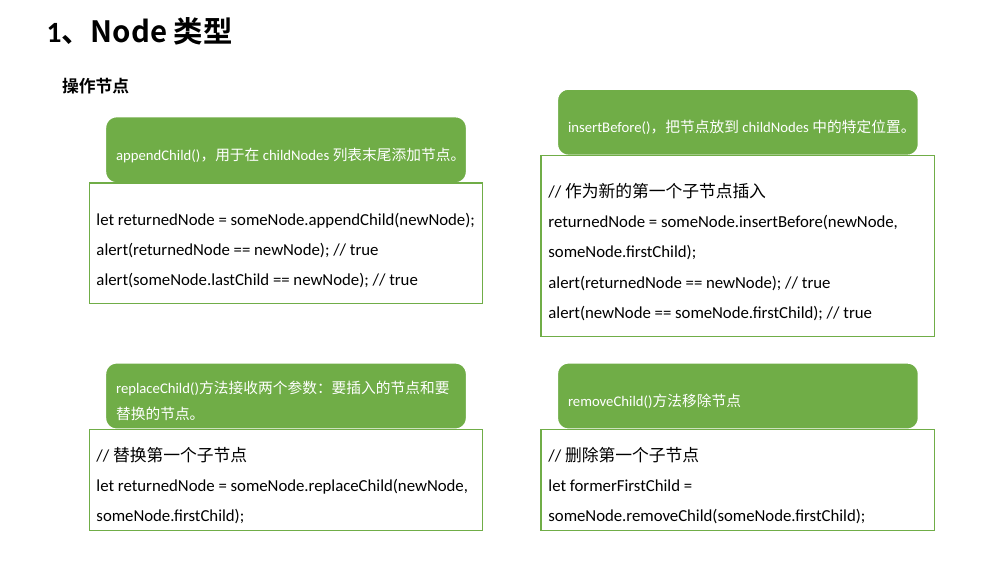
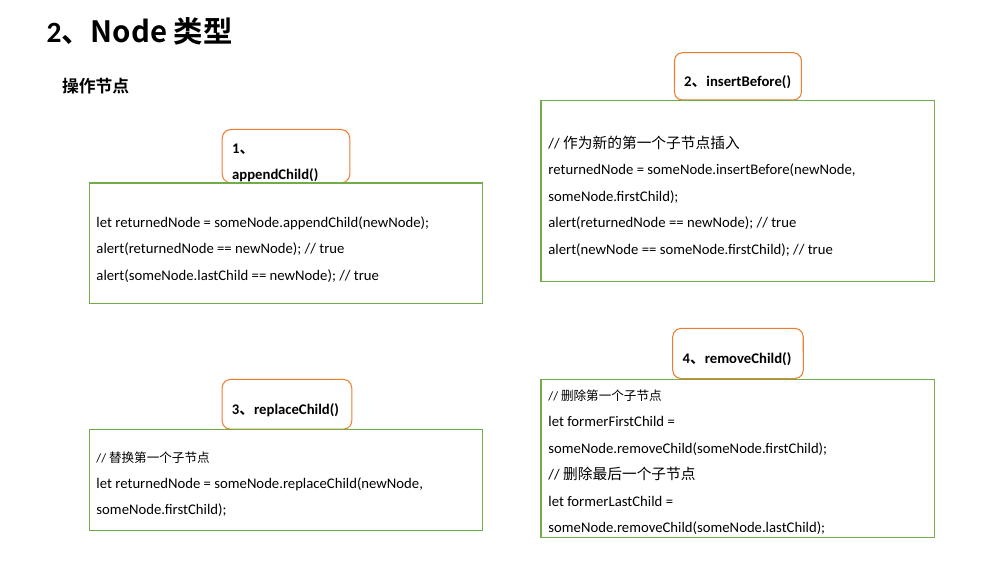
Before and after one commit to TshSophie/OnlineNotes, a slide deck: slide 10 of 读书笔记/JavaScript高级程序设计第四版 ppt版本/第十四章 DOM.pptx (slide 9 before the commit). Drawn at 1008x567 pixels with LibreOffice and Linux fonts; fonts in the diff are those of the drawing. Boxes give left, top, right and bottom in pixels: in the first picture for what was removed or moved away, otherwise in the second. Text is boxed around its words. In the diff, an @@ line names an element or a change of style, - is before the commit and + after.

```diff
--- a/读书笔记/JavaScript高级程序设计第四版 ppt版本/第十四章 DOM.pptx
+++ b/读书笔记/JavaScript高级程序设计第四版 ppt版本/第十四章 DOM.pptx
@@ text at [47, 17, 233, 45]: text changed @@
-1、Node 类型
+2、Node 类型
@@ fill #70AD47 to #FFFFFF; outline #FFFFFF 1.5 pt to #ED7D31 1 pt in 4 elements at [673, 328, 804, 378], [222, 129, 350, 183], [222, 380, 352, 430], [675, 53, 802, 101] @@
@@ rounded rectangle "2、insertBefore()": place and size @@
-rounded rectangle "2、insertBefore()" at [557, 89, 919, 156]
+rounded rectangle "2、insertBefore()" at [675, 53, 802, 101]
@@ text in rounded rectangle at [684, 75, 791, 88]: text changed; text colour #FFFFFF to #000000; bold on @@
-insertBefore()，把节点放到 childNodes 中的特定位置。
+2、insertBefore()
@@ rectangle "// 作为新的第一个子节点插入" at [541, 101, 935, 281]: size 16 to 14 pt @@
@@ rectangle "// 作为新的第一个子节点插入": place and size @@
-rectangle "// 作为新的第一个子节点插入" at [541, 156, 935, 337]
+rectangle "// 作为新的第一个子节点插入" at [541, 101, 935, 281]
@@ rounded rectangle "1、appendChild()": place and size @@
-rounded rectangle "1、appendChild()" at [106, 116, 467, 183]
+rounded rectangle "1、appendChild()" at [222, 129, 350, 183]
@@ text in rounded rectangle at [232, 143, 318, 184]: text changed; text colour #FFFFFF to #000000; bold on @@
-appendChild()，用于在 childNodes 列表末尾添加节点。
+1、appendChild()
@@ rectangle "let returnedNode = someNode.appendChild(newNode);" at [89, 183, 483, 304]: size 16 to 14 pt @@
@@ rounded rectangle "4、removeChild()": place and size @@
-rounded rectangle "4、removeChild()" at [557, 363, 919, 430]
+rounded rectangle "4、removeChild()" at [673, 328, 804, 378]
@@ text in rounded rectangle at [683, 352, 792, 365]: text changed; text colour #FFFFFF to #000000; bold on @@
-removeChild()方法移除节点
+4、removeChild()
@@ rounded rectangle "3、replaceChild()": place and size @@
-rounded rectangle "3、replaceChild()" at [106, 363, 467, 430]
+rounded rectangle "3、replaceChild()" at [222, 380, 352, 430]
@@ rectangle "// 删除第一个子节点": place and size @@
-rectangle "// 删除第一个子节点" at [541, 430, 935, 531]
+rectangle "// 删除第一个子节点" at [541, 380, 935, 538]
@@ text in rectangle at [548, 389, 827, 455]: size 16 to 12 pt in "// 删除第一个子节点"; size 16 to 14 pt in "let formerFirstChild = someNode.removeChild(someNode.firstCh ..." @@
@@ text in rounded rectangle at [232, 403, 339, 417]: text changed; text colour #FFFFFF to #000000; bold on @@
-replaceChild()方法接收两个参数：要插入的节点和要替换的节点。
+3、replaceChild()
@@ rectangle "// 替换第一个子节点" at [89, 430, 483, 531]: size 16 to 12 pt in "// 替换第一个子节点"; size 16 to 14 pt in "let returnedNode = someNode.replaceChild(newNode, someNode.f ..." @@
@@ text in rectangle at [548, 466, 825, 534]: paragraphs added @@
+// 删除最后一个子节点
+let formerLastChild = someNode.removeChild(someNode.lastChild);
```
Also in this commit, not shown: 5 other slides changed, 8 slides added, 4 other files.
